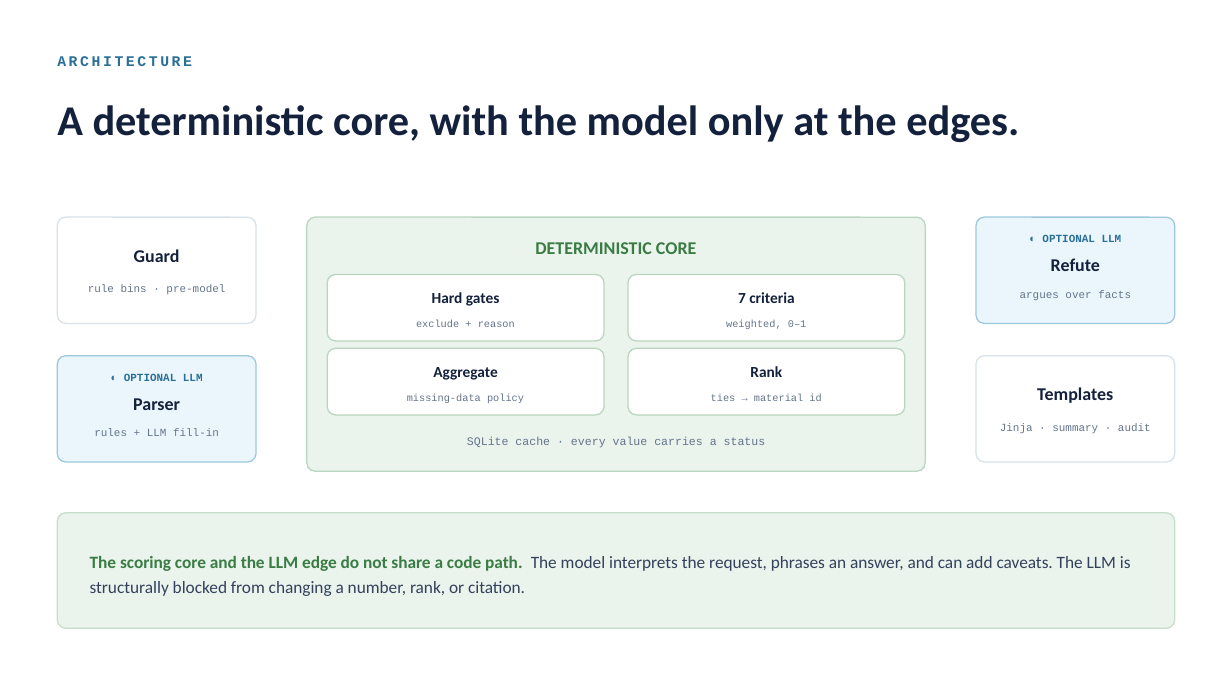
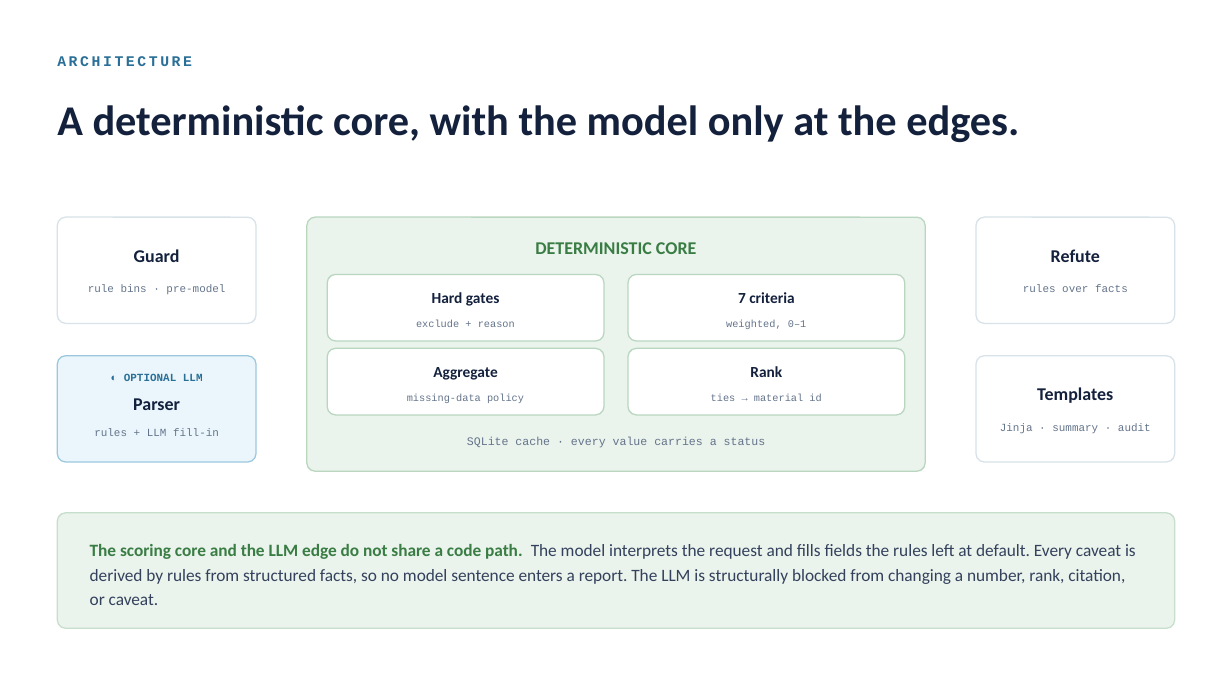
Before and after one commit to a-bissell/Oxbow, a slide deck: slide 3 of docs/presentation/Oxbow.pptx. Drawn at 1232x693 pixels with LibreOffice and Linux fonts; fonts in the diff are those of the drawing. Boxes give left, top, right and bottom in pixels: in the first picture for what was removed or moved away, otherwise in the second. Text is boxed around its words. In the diff, an @@ line names an element or a change of style, - is before the commit and + after.

```diff
--- a/docs/presentation/Oxbow.pptx
+++ b/docs/presentation/Oxbow.pptx
@@ text "Refute": place and size @@
-text "Refute" at <box>1051,258,1100,271</box>
+text "Refute" at <box>1051,249,1100,262</box>
@@ rounded rectangle at <box>976,217,1175,323</box>: fill #EAF6FB to #FFFFFF; outline #9CC8DE 1 pt to #D8E2E9 1 pt @@
@@ text removed at <box>1042,235,1122,242</box> @@
-◐ OPTIONAL LLM
@@ text at <box>1023,285,1128,292</box>: text changed @@
-argues over facts
+rules over facts
@@ text at <box>90,544,1136,605</box>: text changed @@
-The scoring core and the LLM edge do not share a code path. The model interprets the request, phrases an answer, and can add caveats. The LLM is structurally blocked from changing a number, rank, or citation.
+The scoring core and the LLM edge do not share a code path. The model interprets the request and fills fields the rules left at default. Every caveat is derived by rules from structured facts, so no model sentence enters a report. The LLM is structurally blocked from changing a number, rank, citation, or caveat.
```
Also in this commit, not shown: 3 other slides changed, 1 other file.
